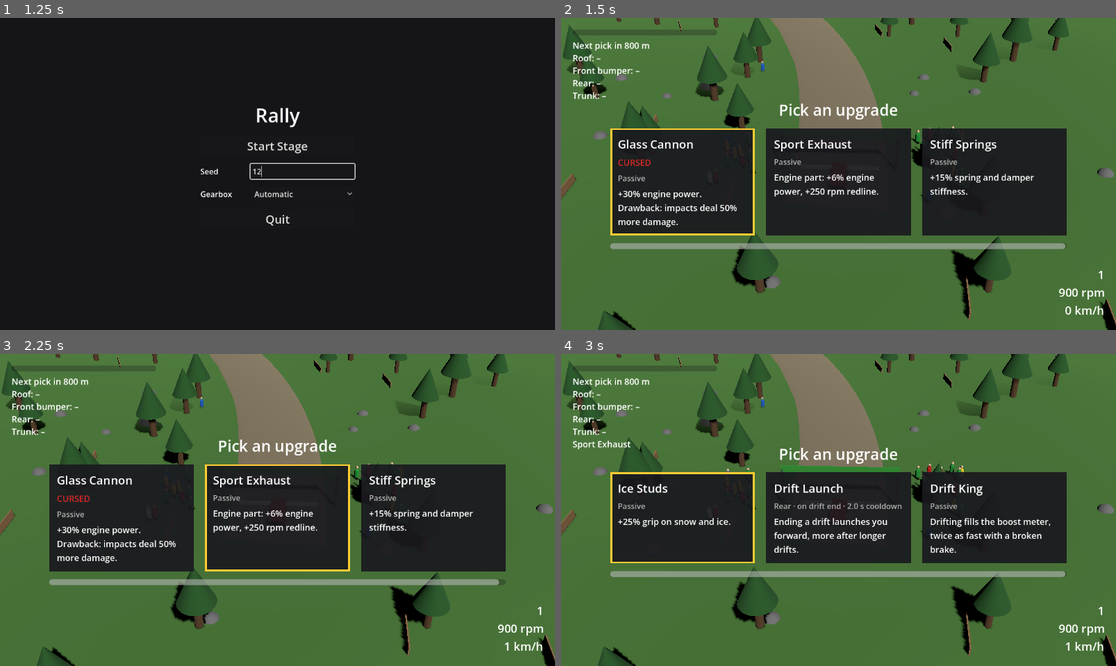
Above: before the commit, frames 1-4 (two rows, left to right).
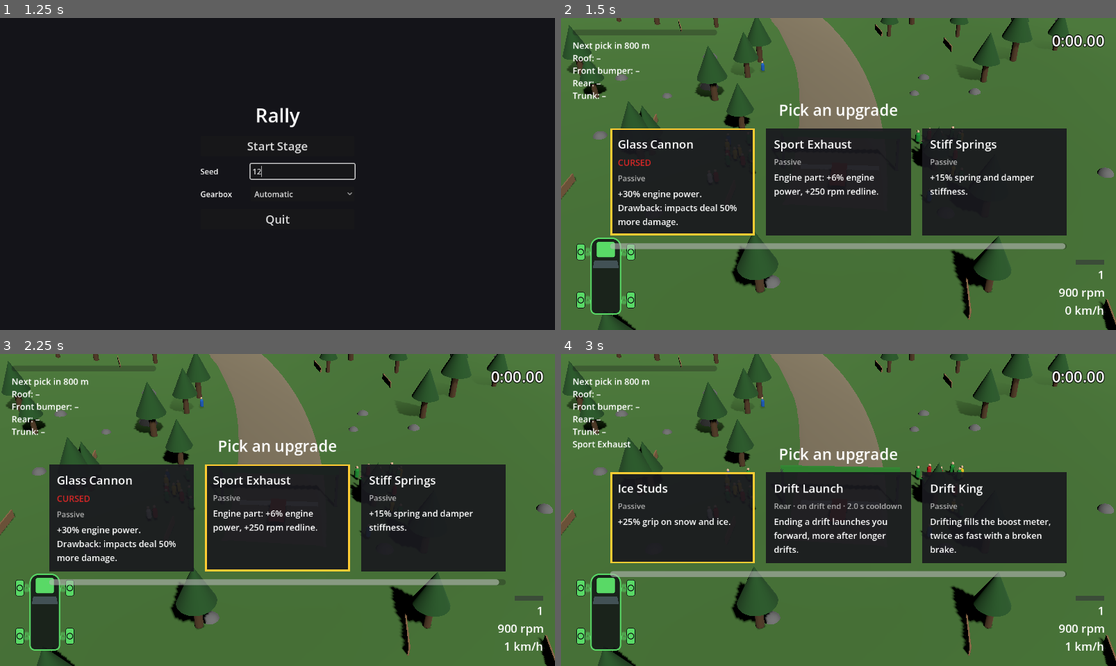
Above: after the commit, the same moments.

Repository: JulianHeissinger/RallyGame
Game: Godot game, scene res://scenes/main_menu.tscn
Same seed, same stepped clock (60 frames per second), same inputs: the game is played once before the commit and once after it.
Inputs (mouse positions are in pixels of both pictures, inside the frame that each line leads up to):
- Up to frame 1 (1.25 s): click (305, 170) at 0.52 s; type "12" at 0.6 s
- Up to frame 2 (1.5 s): click "Start Stage" at 1.25 s
- Up to frame 3 (2.25 s): tap Enter at 2 s; hold D (steer_right) from 2.03 s (still down); tap 2 (item_front) at 2.1 s
- Up to frame 4 (3 s): tap Space (handbrake) at 2.75 s; release D (steer_right) at 2.78 s; hold S (brake) from 2.78 s (still down); tap 3 (item_rear) at 2.85 s

Frame 1 is identical in both runs. In frame 2, 2.1% of the frame differs, in the area x 2-98%, y 5-96%; in frame 3, 2.1%; in frame 4, 2.1%.

Commit message:
feat: add HUD stage timer, shift light and part condition schematic

Diff:
--- a/scenes/ui/hud.tscn
+++ b/scenes/ui/hud.tscn
@@ -1,6 +1,7 @@
 [gd_scene format=3]
 
 [ext_resource type="Script" path="res://scripts/ui/hud.gd" id="1_hud"]
+[ext_resource type="Script" path="res://scripts/ui/parts_display.gd" id="2_parts"]
 
 [node name="Hud" type="CanvasLayer"]
 script = ExtResource("1_hud")
@@ -57,3 +58,43 @@
 mouse_filter = 2
 bbcode_enabled = true
 theme_override_font_sizes/normal_font_size = 18
+
+[node name="Timer" type="Label" parent="."]
+anchors_preset = 1
+anchor_left = 1.0
+anchor_right = 1.0
+offset_left = -324.0
+offset_top = 24.0
+offset_right = -24.0
+offset_bottom = 100.0
+grow_horizontal = 0
+theme_override_colors/font_outline_color = Color(0, 0, 0, 1)
+theme_override_constants/outline_size = 6
+theme_override_font_sizes/font_size = 32
+horizontal_alignment = 2
+
+[node name="ShiftLight" type="ColorRect" parent="."]
+anchors_preset = 3
+anchor_left = 1.0
+anchor_top = 1.0
+anchor_right = 1.0
+anchor_bottom = 1.0
+offset_left = -84.0
+offset_top = -146.0
+offset_right = -24.0
+offset_bottom = -136.0
+grow_horizontal = 0
+grow_vertical = 0
+mouse_filter = 2
+
+[node name="Parts" type="Control" parent="."]
+anchors_preset = 2
+anchor_top = 1.0
+anchor_bottom = 1.0
+offset_left = 24.0
+offset_top = -200.0
+offset_right = 160.0
+offset_bottom = -24.0
+grow_vertical = 0
+mouse_filter = 2
+script = ExtResource("2_parts")
--- a/scripts/stage/stage.gd
+++ b/scripts/stage/stage.gd
@@ -99,6 +99,7 @@
 	_camera.road = path
 	_camera.target = _car
 	_hud.car = _car
+	_hud.timer = timer
 	malfunction.connect(_hud.show_malfunction)
 	hazard_defeated.connect(func(hazard: Node) -> void: _car.items.on_event("hazard_defeated", {"hazard": hazard}))
 	_debug_overlay.car = _car
--- a/scripts/ui/hud.gd
+++ b/scripts/ui/hud.gd
@@ -1,8 +1,9 @@
 class_name Hud
 extends CanvasLayer
-## In-stage HUD: gear, engine RPM and speed of the target car, the upgrade meter, owned items
-## with mount buttons and cooldowns, plus short notices such as malfunctions, and a white screen
-## flash (paparazzi, fireworks).
+## In-stage HUD: stage timer with penalties, gear, engine RPM with a shift light and speed of the
+## target car, its part conditions (`PartsDisplay`), the upgrade meter, owned items with mount
+## buttons and cooldowns, plus short notices such as malfunctions, and a white screen flash
+## (paparazzi, fireworks).
 
 ## Seconds a notice stays on screen.
 const NOTICE_TIME := 3.0
@@ -11,9 +12,12 @@
 const CORNERS := {"fl": "front-left", "fr": "front-right", "rl": "rear-left", "rr": "rear-right"}
 ## Item rows whose broken-part condition is not met are drawn in this colour.
 const INACTIVE_COLOR := "#808080"
+const SHIFT_LIGHT_ON := Color(1.0, 0.2, 0.15)
+const SHIFT_LIGHT_OFF := Color(0.2, 0.2, 0.22, 0.6)
 
 var car: Car
 var meter: UpgradeMeter
+var timer: StageTimer
 
 var _notice_timer := 0.0
 
@@ -22,6 +26,9 @@
 @onready var _flash: ColorRect = $Flash
 @onready var _upgrade_bar: ProgressBar = $UpgradeBar
 @onready var _items: RichTextLabel = $Items
+@onready var _timer: Label = $Timer
+@onready var _shift_light: ColorRect = $ShiftLight
+@onready var _parts: PartsDisplay = $Parts
 
 
 func _ready() -> void:
@@ -56,8 +63,15 @@
 		_notice_timer -= delta
 		_notice.visible = _notice_timer > 0.0
 	_flash.modulate.a = maxf(_flash.modulate.a - delta / FLASH_TIME, 0.0)
+	_timer.visible = timer != null
+	if timer:
+		_timer.text = time_text(timer.total())
+		if timer.penalties > 0.0:
+			_timer.text += "\n+%.1f s penalty" % timer.penalties
 	if car == null:
 		return
+	_parts.damage = car.damage
+	_shift_light.color = SHIFT_LIGHT_ON if shift_light_on(car.drivetrain.rpm, car.stats) else SHIFT_LIGHT_OFF
 	var gearbox := car.drivetrain.gearbox
 	var gear := "R" if gearbox.gear == Gearbox.REVERSE \
 		else "N" if gearbox.gear == Gearbox.NEUTRAL else str(gearbox.gear)
@@ -67,6 +81,17 @@
 	_upgrade_bar.visible = meter != null
 	if meter:
 		_upgrade_bar.value = meter.value
+
+
+## Stage time as m:ss.cc, e.g. 65.0 -> "1:05.00".
+static func time_text(seconds: float) -> String:
+	var minutes := floori(seconds / 60.0)
+	return "%d:%05.2f" % [minutes, seconds - minutes * 60.0]
+
+
+## The shift light is on from the car's `shift_up_rpm`, just below the redline.
+static func shift_light_on(rpm: float, stats: StatBlock) -> bool:
+	return rpm >= stats.get_stat("shift_up_rpm")
 
 
 ## Next-pick distance, one row per mount slot (button key or "auto", item, cooldown) and one row
--- /dev/null
+++ b/scripts/ui/parts_display.gd
@@ -0,0 +1,170 @@
+class_name PartsDisplay
+extends Control
+## Top-down car schematic for the HUD, front up. The body outline shows the chassis, the block at
+## the front the engine, and each corner its tire, brake disc and suspension spring. Parts are
+## coloured by condition from green (100) over yellow to red; a broken part pulses dark red under a
+## cross. A part flashes white for a moment when it takes damage.
+
+enum State { OK, WORN, DAMAGED, BROKEN }
+
+const WORN_BELOW := 60.0
+const DAMAGED_BELOW := 25.0
+const GOOD_COLOR := Color(0.35, 0.85, 0.4)
+const WORN_COLOR := Color(0.95, 0.8, 0.25)
+const DAMAGED_COLOR := Color(0.9, 0.25, 0.15)
+const BROKEN_COLOR := Color(0.4, 0.04, 0.04)
+const CROSS_COLOR := Color(1.0, 0.92, 0.88)
+const BODY_FILL := Color(0.06, 0.06, 0.08, 0.8)
+const GLASS_COLOR := Color(0.55, 0.65, 0.75, 0.35)
+const DISC_RIM := Color(0.05, 0.05, 0.06)
+## Seconds a damage flash takes to fade.
+const HIT_TIME := 0.4
+## Pulse rate of broken parts in rad/s.
+const PULSE_SPEED := 7.0
+
+## Schematic sizes in px, around the control's centre.
+const BODY_HALF := Vector2(32.0, 80.0)
+const AXLE_Y := 50.0
+const WHEEL_X := 52.0
+const WHEEL_HALF := Vector2(9.0, 17.0)
+const DISC_RADIUS := 6.0
+const ENGINE_RECT := Rect2(-20.0, -72.0, 40.0, 34.0)
+const CORNERS := {"fl": Vector2(-1, -1), "fr": Vector2(1, -1), "rl": Vector2(-1, 1), "rr": Vector2(1, 1)}
+
+var damage: CarDamage:
+	set = set_damage
+
+## Remaining flash time per part.
+var _hits := {}
+var _time := 0.0
+
+
+func _init() -> void:
+	custom_minimum_size = Vector2(2.0 * (WHEEL_X + WHEEL_HALF.x) + 16.0, 2.0 * BODY_HALF.y + 16.0)
+	mouse_filter = MOUSE_FILTER_IGNORE
+
+
+func set_damage(value: CarDamage) -> void:
+	if damage == value:
+		return
+	if damage:
+		damage.part_damaged.disconnect(_on_part_damaged)
+	damage = value
+	_hits.clear()
+	if damage:
+		damage.part_damaged.connect(_on_part_damaged)
+	queue_redraw()
+
+
+static func state(value: float) -> State:
+	if value <= 0.0:
+		return State.BROKEN
+	if value < DAMAGED_BELOW:
+		return State.DAMAGED
+	if value < WORN_BELOW:
+		return State.WORN
+	return State.OK
+
+
+## Condition colour: green to yellow above `WORN_BELOW`, yellow to red down to `DAMAGED_BELOW`,
+## red below, dark red when broken.
+static func color(value: float) -> Color:
+	if value >= WORN_BELOW:
+		return WORN_COLOR.lerp(GOOD_COLOR, (value - WORN_BELOW) / (100.0 - WORN_BELOW))
+	if value >= DAMAGED_BELOW:
+		return DAMAGED_COLOR.lerp(WORN_COLOR, (value - DAMAGED_BELOW) / (WORN_BELOW - DAMAGED_BELOW))
+	return DAMAGED_COLOR if value > 0.0 else BROKEN_COLOR
+
+
+func part_state(part: String) -> State:
+	return state(damage.condition[part])
+
+
+func _process(delta: float) -> void:
+	if damage == null:
+		return
+	_time += delta
+	for part in _hits.keys():
+		_hits[part] -= delta
+		if _hits[part] <= 0.0:
+			_hits.erase(part)
+	queue_redraw()
+
+
+func _on_part_damaged(part: String, _amount: float) -> void:
+	_hits[part] = HIT_TIME
+
+
+func _draw() -> void:
+	if damage == null:
+		return
+	var centre := size / 2.0
+	for corner in CORNERS:
+		_draw_corner(centre, corner, CORNERS[corner])
+	var body := Rect2(centre - BODY_HALF, BODY_HALF * 2.0)
+	draw_style_box(_box(BODY_FILL, _part_color("chassis"), 3, 18, 10), body)
+	# Windscreen behind the engine, so the front reads at a glance.
+	var glass_top := centre.y + ENGINE_RECT.end.y + 6.0
+	draw_colored_polygon(PackedVector2Array([
+		Vector2(centre.x - 24.0, glass_top), Vector2(centre.x + 24.0, glass_top),
+		Vector2(centre.x + 27.0, glass_top + 16.0), Vector2(centre.x - 27.0, glass_top + 16.0),
+	]), GLASS_COLOR)
+	var engine := Rect2(centre + ENGINE_RECT.position, ENGINE_RECT.size)
+	draw_style_box(_box(_part_color("engine"), DISC_RIM, 1, 4, 4), engine)
+	_draw_broken_cross("engine", engine)
+	_draw_broken_cross("chassis", body.grow(-BODY_HALF.x * 0.4))
+
+
+func _draw_corner(centre: Vector2, corner: String, side: Vector2) -> void:
+	var wheel_centre := centre + Vector2(side.x * WHEEL_X, side.y * AXLE_Y)
+	# Spring from the body side to the wheel's inner edge.
+	var from := Vector2(centre.x + side.x * BODY_HALF.x, wheel_centre.y)
+	var to := Vector2(wheel_centre.x - side.x * WHEEL_HALF.x, wheel_centre.y)
+	var spring := PackedVector2Array([from])
+	var coils := 4
+	for i in range(1, coils * 2):
+		var point := from.lerp(to, float(i) / (coils * 2))
+		spring.append(point + Vector2(0.0, 5.0 if i % 2 else -5.0))
+	spring.append(to)
+	var suspension := "suspension_" + corner
+	draw_polyline(spring, _part_color(suspension), 2.5, true)
+	_draw_broken_cross(suspension, Rect2(Vector2(minf(from.x, to.x), from.y - 6.0), Vector2(absf(to.x - from.x), 12.0)))
+	var tire := "tire_" + corner
+	var wheel := Rect2(wheel_centre - WHEEL_HALF, WHEEL_HALF * 2.0)
+	draw_style_box(_box(_part_color(tire), DISC_RIM, 1, 4, 4), wheel)
+	var brake := "brake_" + corner
+	draw_circle(wheel_centre, DISC_RADIUS, _part_color(brake), true, -1.0, true)
+	draw_arc(wheel_centre, DISC_RADIUS, 0.0, TAU, 24, DISC_RIM, 1.5, true)
+	_draw_broken_cross(tire, wheel)
+
+
+## Condition colour with the broken pulse and the damage flash applied.
+func _part_color(part: String) -> Color:
+	var value: float = damage.condition[part]
+	var result := color(value)
+	if value <= 0.0:
+		result = result.lerp(DAMAGED_COLOR, 0.5 + 0.5 * sin(_time * PULSE_SPEED))
+	if _hits.has(part):
+		result = result.lerp(Color.WHITE, _hits[part] / HIT_TIME)
+	return result
+
+
+func _draw_broken_cross(part: String, rect: Rect2) -> void:
+	if part_state(part) != State.BROKEN:
+		return
+	var inset := rect.grow(-2.0)
+	draw_line(inset.position, inset.end, CROSS_COLOR, 2.0, true)
+	draw_line(Vector2(inset.end.x, inset.position.y), Vector2(inset.position.x, inset.end.y), CROSS_COLOR, 2.0, true)
+
+
+func _box(fill: Color, border: Color, border_width: int, front_radius: int, rear_radius: int) -> StyleBoxFlat:
+	var box := StyleBoxFlat.new()
+	box.bg_color = fill
+	box.border_color = border
+	box.set_border_width_all(border_width)
+	box.corner_radius_top_left = front_radius
+	box.corner_radius_top_right = front_radius
+	box.corner_radius_bottom_left = rear_radius
+	box.corner_radius_bottom_right = rear_radius
+	box.anti_aliasing = true
+	return box
--- /dev/null
+++ b/tests/test_hud.gd
@@ -0,0 +1,35 @@
+extends "res://tests/test_case.gd"
+
+
+func test_broken_tire_shows_broken() -> void:
+	var damage := CarDamage.new()
+	var display := PartsDisplay.new()
+	display.damage = damage
+	damage.apply_damage("tire_fl", 1000.0)
+	assert_eq(display.part_state("tire_fl"), PartsDisplay.State.BROKEN, "broken tire")
+	assert_eq(display.part_state("tire_fr"), PartsDisplay.State.OK, "other tire intact")
+	assert_eq(PartsDisplay.color(0.0), PartsDisplay.BROKEN_COLOR, "broken colour")
+	display.free()
+	damage.free()
+
+
+func test_condition_bands() -> void:
+	assert_eq(PartsDisplay.state(100.0), PartsDisplay.State.OK, "intact")
+	assert_eq(PartsDisplay.state(60.0), PartsDisplay.State.OK, "60 still ok")
+	assert_eq(PartsDisplay.state(59.0), PartsDisplay.State.WORN, "worn")
+	assert_eq(PartsDisplay.state(24.0), PartsDisplay.State.DAMAGED, "damaged")
+	assert_true(PartsDisplay.color(100.0).is_equal_approx(PartsDisplay.GOOD_COLOR), "green at 100")
+	assert_true(PartsDisplay.color(60.0).is_equal_approx(PartsDisplay.WORN_COLOR), "yellow at 60")
+	assert_true(PartsDisplay.color(25.0).is_equal_approx(PartsDisplay.DAMAGED_COLOR), "red at 25")
+
+
+func test_time_text() -> void:
+	assert_eq(Hud.time_text(0.0), "0:00.00", "zero")
+	assert_eq(Hud.time_text(65.0), "1:05.00", "65 s")
+	assert_eq(Hud.time_text(125.456), "2:05.46", "rounded to cs")
+
+
+func test_shift_light() -> void:
+	var stats := StatBlock.new(load("res://data/cars/prototype.tres").stats)
+	assert_false(Hud.shift_light_on(6999.0, stats), "off below shift_up_rpm")
+	assert_true(Hud.shift_light_on(7000.0, stats), "on at shift_up_rpm")
Not shown, added: scripts/ui/parts_display.gd.uid
Not shown, added: tests/test_hud.gd.uid
Not shown, changed: openspec/changes/bootstrap-vertical-slice/tasks.md
